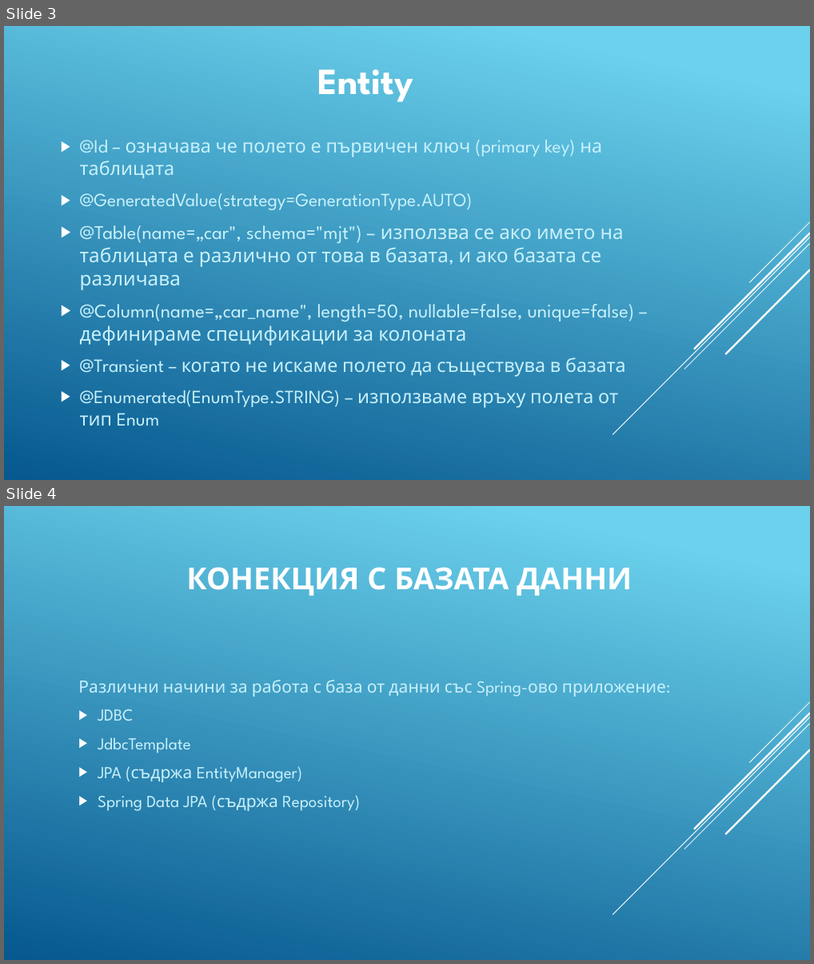
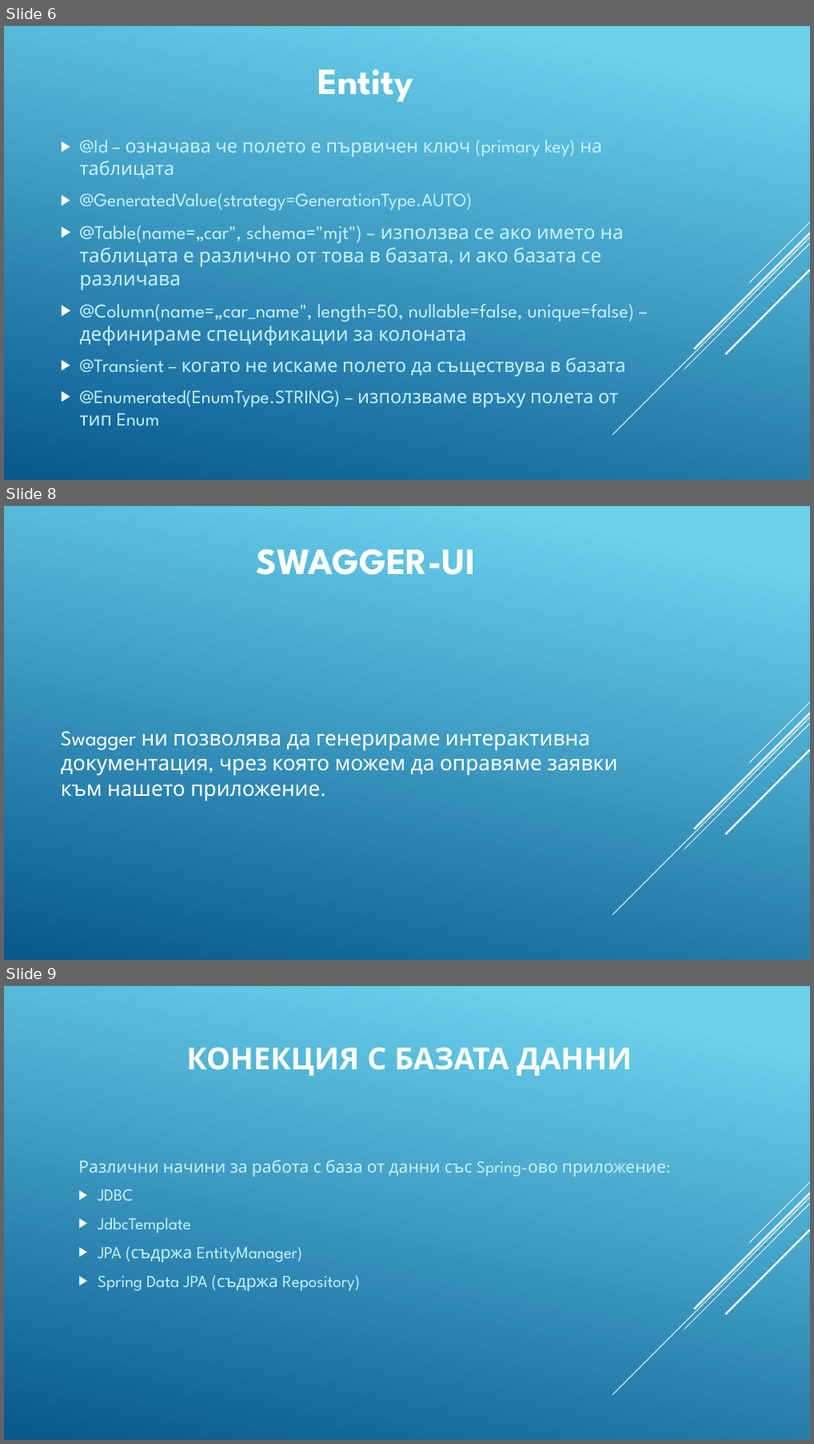
Before and after one commit to nikolar21/modern-java-technologies, a slide deck: PropertiesFile-CRUD.pptx. Shown one above the other, each under a label of ours: slides 3 and 4 before the commit, slides 6, 8 and 9 after it; the slides between them are not shown. The pictures are 814x964 and 814x1444 pixels, drawn with LibreOffice and Linux fonts; fonts in the diff are those of the drawing. Boxes give left, top, right and bottom in pixels: in the first picture for what was removed or moved away, otherwise in the second. Text is boxed around its words. In the diff, an @@ line names an element or a change of style, - is before the commit and + after.

```diff
--- a/PropertiesFile-CRUD.pptx
+++ b/PropertiesFile-CRUD.pptx
@@ slide 8 added at box(4, 506, 810, 960), background gradient #6ED2EB to #06588E; not listed: 5 template elements that a slide beside it also shows @@
@@ text added at box(256, 549, 475, 575), 44 pt, text #FFFFFF, bold @@
+SWAGGER-UI
@@ text added at box(61, 731, 618, 801), 25 pt, text #FFFFFF @@
+Swagger ни позволява да генерираме интерактивна документация, чрез която можем да оправяме заявки към нашето приложение.
@@ what was slide 3 is now slide 6 @@
@@ what was slide 4 is now slide 9 @@
```
Also in this commit, not shown: 4 other slides added, 2 other files.
